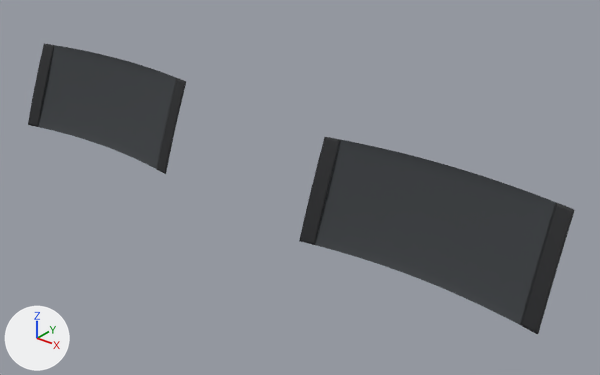
A saved change to the glTF model assets/net-pocket.glb.
Before and after are seen from a camera (50 mm lens) standing at (1.5, -2.22, 2.23) and looking at (0.0, -0.35, 1.07). The axes (+X, +Y, +Z) are drawn at lower left. The lights are the same throughout. The picture after the commit comes second.

Objects in the first picture: 'Jaring_Kanan_Bingkai', 'Jaring_Kanan_Net', 'Jaring_Kiri_Bingkai', 'Jaring_Kiri_Net'.
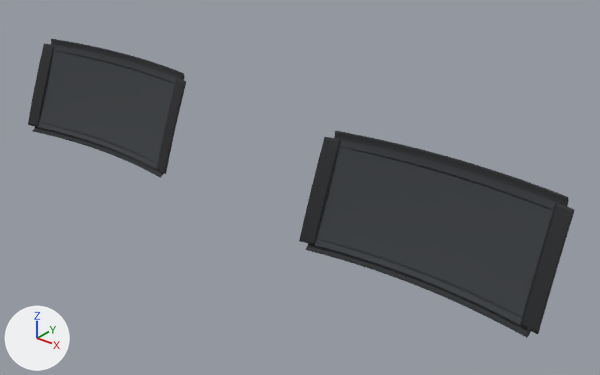
The change, as a list of edits to the scene's bpy script:
```text
Add mat_net_band:
    mat_net_band = principled_material('net_band')
    mat_net_band.base_color = (0.03, 0.032, 0.036)  # dark grey #303235
    mat_net_band.roughness = 0.95
Add me_jaring_kiri_karet:
    me_jaring_kiri_karet.from_pydata(...)  # 2196 vertices, 4384 faces; spans x -1.209..-0.5, y -0.516..-0.328, z 1.012..1.353
    me_jaring_kiri_karet.materials.append(mat_net_band)  # dark grey #303235
Add me_jaring_kanan_karet:
    me_jaring_kanan_karet.from_pydata(...)  # 2196 vertices, 4384 faces; spans x 0.161..0.871, y -0.529..-0.348, z 0.981..1.322
    me_jaring_kanan_karet.materials.append(mat_net_band)  # dark grey #303235
Add ob_jaring_kiri_karet:
    ob_jaring_kiri_karet = bpy.data.objects.new('Jaring_Kiri_Karet', me_jaring_kiri_karet)
    ob_jaring_kiri_karet.location = (0.0, 0.0, 0.0)
Add ob_jaring_kanan_karet:
    ob_jaring_kanan_karet = bpy.data.objects.new('Jaring_Kanan_Karet', me_jaring_kanan_karet)
    ob_jaring_kanan_karet.location = (0.0, 0.0, 0.0)
```

Where the change shows, as pixel boxes [x1, y1, x2, y2] in the pictures (600 x 375 px):
'Jaring_Kanan_Karet', added: after [306, 131, 569, 338]
'Jaring_Kiri_Karet', added: after [33, 39, 185, 178]
